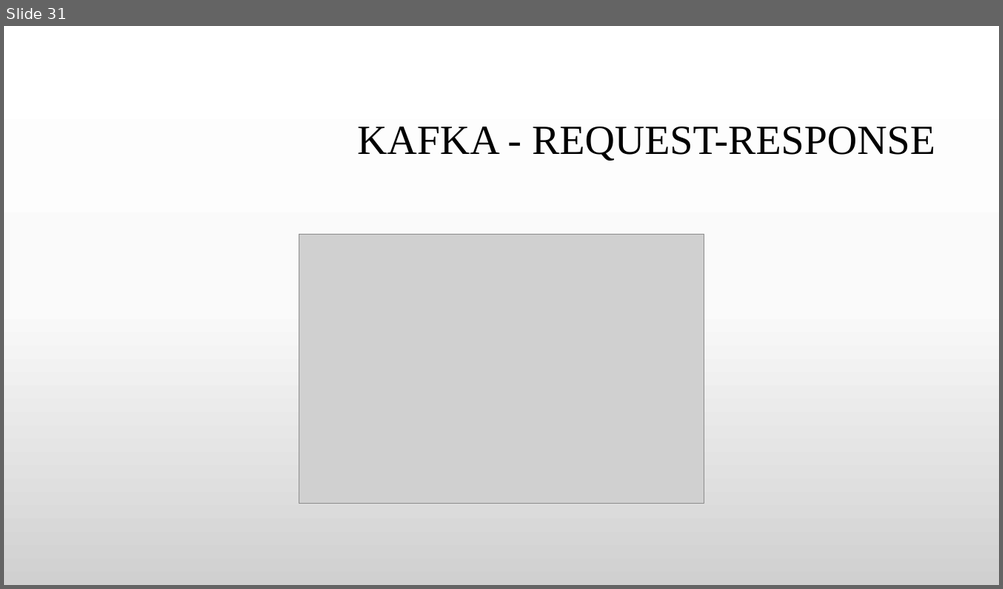
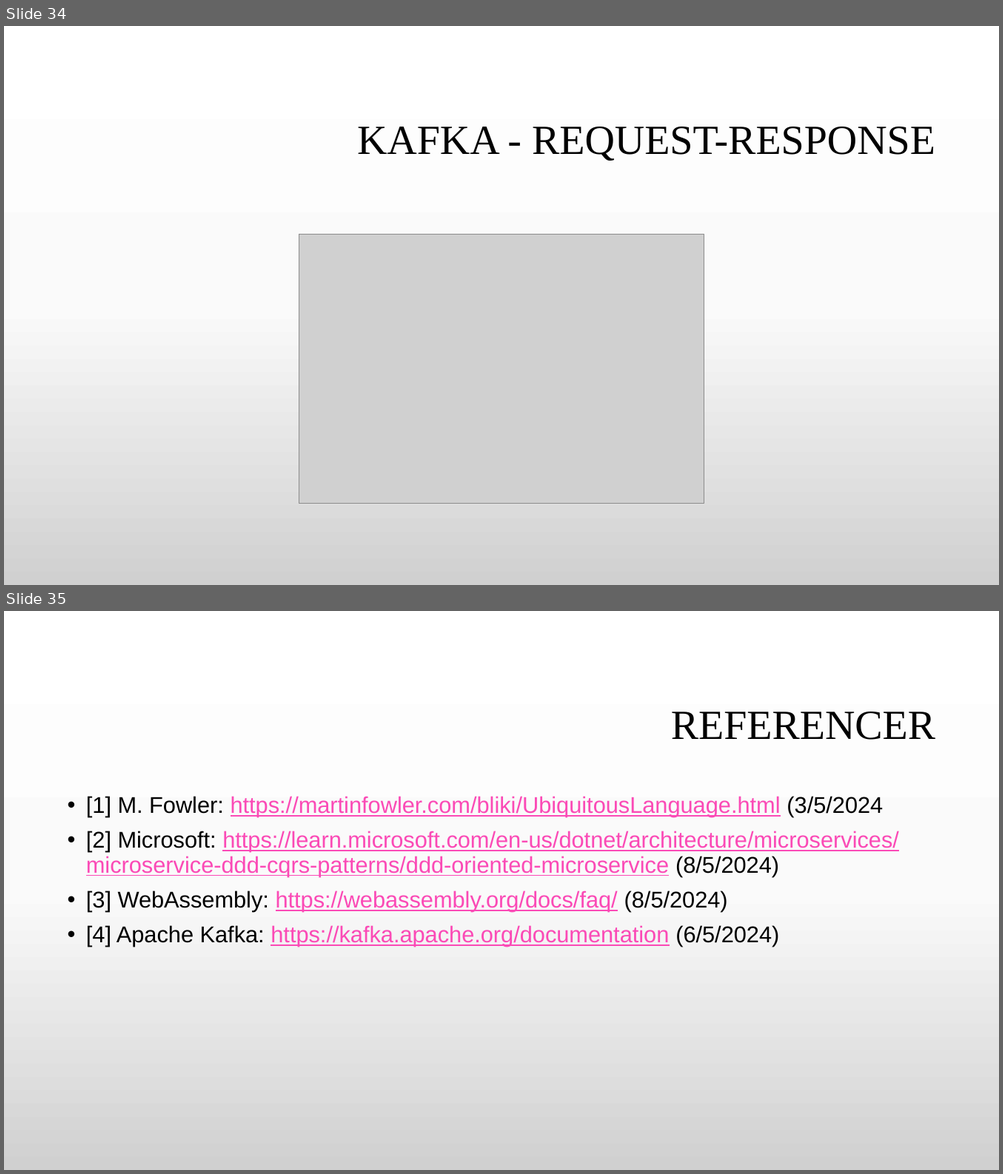
Before and after one commit to GitDeveloperBel/Kafka, a slide deck: presentation.pptx. Shown one above the other, each under a label of ours: slide 31 before the commit, slides 34 and 35 after it. The pictures are 1003x589 and 1003x1174 pixels, drawn with LibreOffice and Linux fonts; fonts in the diff are those of the drawing; grey boxes stand for pictures; background and template pictures are left out. Boxes give left, top, right and bottom in pixels: in the first picture for what was removed or moved away, otherwise in the second. Text is boxed around its words. In the diff, an @@ line names an element or a change of style, - is before the commit and + after.

Commit message:
presentation and kafka

```diff
--- a/presentation.pptx
+++ b/presentation.pptx
@@ slide 35 added at [4,611,999,1170], background gradient #FFFFFF to #FBFBFB to #D1D1D1 @@
@@ title added at [671,712,935,740], 40 pt, text #000000 @@
+REFERENCER
@@ text added at [86,796,899,947], 22 pt, text #FB4AB6, underline @@
+• [1] M. Fowler: https://martinfowler.com/bliki/UbiquitousLanguage.html (3/5/2024
+• [2] Microsoft: https://learn.microsoft.com/en-us/dotnet/architecture/microservices/microservice-ddd-cqrs-patterns/ddd-oriented-microservice (8/5/2024)
+• [3] WebAssembly: https://webassembly.org/docs/faq/ (8/5/2024)
+• [4] Apache Kafka: https://kafka.apache.org/documentation (6/5/2024)
@@ what was slide 31 is now slide 34 @@
```
Also in this commit, not shown: 11 slides changed, 4 other slides added, 2 slides removed, 11 other files.
